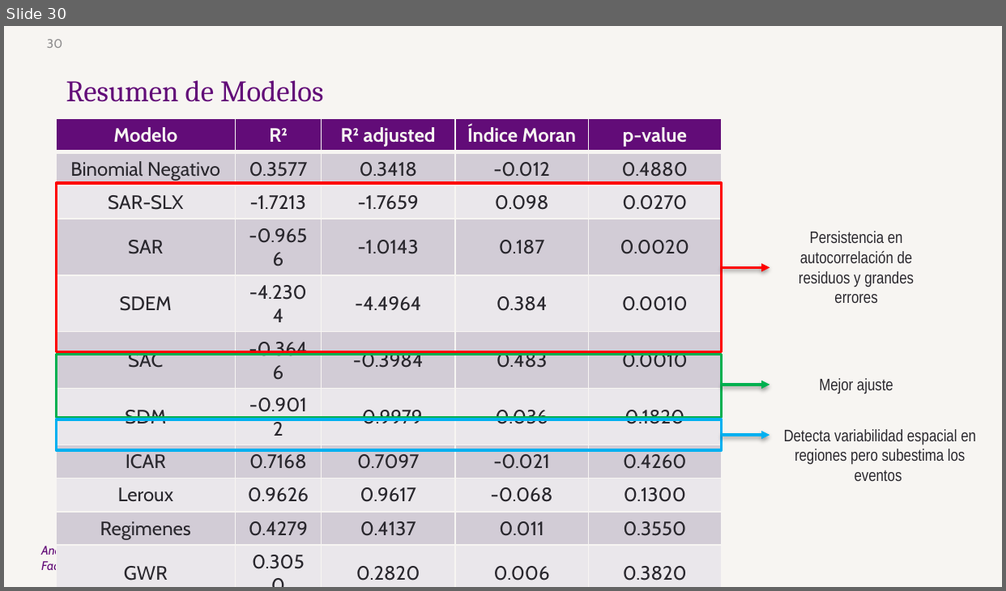
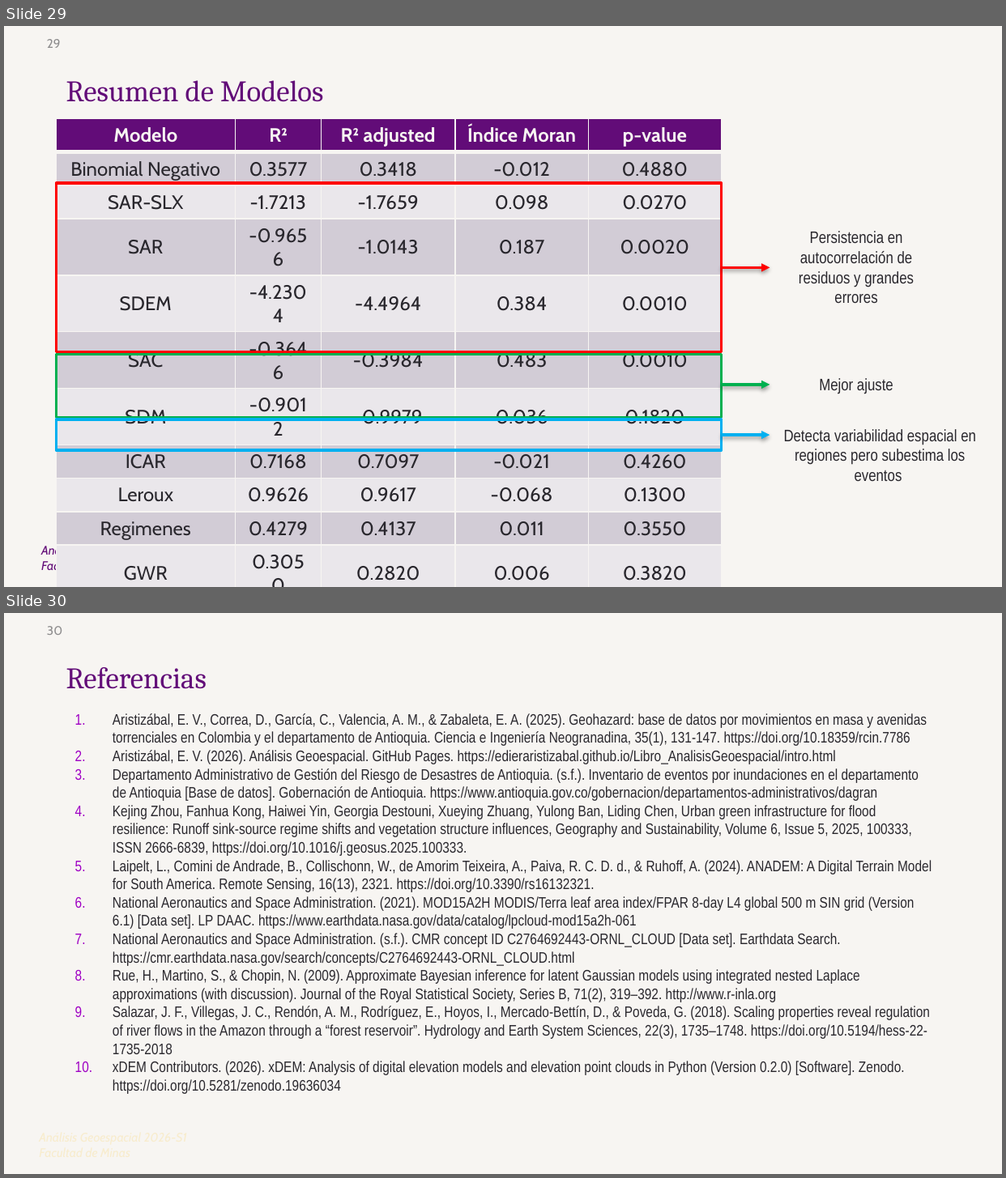
Before and after one commit to juzuluagao/2026_I_Analisis_Geoespacial, a slide deck: Presentaciones/SegundaPresentacion_AG_JDZO.pptx. Shown one above the other, each under a label of ours: slide 30 before the commit, slides 29 and 30 after it. The pictures are 1006x591 and 1006x1178 pixels, drawn with LibreOffice and Linux fonts; fonts in the diff are those of the drawing; background and template pictures are left out. Boxes give left, top, right and bottom in pixels: in the first picture for what was removed or moved away, otherwise in the second. Text is boxed around its words. In the diff, an @@ line names an element or a change of style, - is before the commit and + after.

```diff
--- a/Presentaciones/SegundaPresentacion_AG_JDZO.pptx
+++ b/Presentaciones/SegundaPresentacion_AG_JDZO.pptx
@@ slide 30 added at [4, 613, 1002, 1174], background picture (left out) @@
@@ page number added at [47, 626, 62, 635], 9 pt, text #8E8E8F @@
+30
@@ text added at [66, 667, 206, 689], 21.4 pt, text #620C78 @@
+Referencias
@@ text added at [113, 713, 931, 1094], 11 pt, text #29272D @@
+1. Aristizábal, E. V., Correa, D., García, C., Valencia, A. M., & Zabaleta, E. A. (2025). Geohazard: base de datos por movimientos en masa y avenidas torrenciales en Colombia y el departamento de Antioquia. Ciencia e Ingeniería Neogranadina, 35(1), 131-147. https://doi.org/10.18359/rcin.7786
+2. Aristizábal, E. V. (2026). Análisis Geoespacial. GitHub Pages. https://edieraristizabal.github.io/Libro_AnalisisGeoespacial/intro.html
+3. Departamento Administrativo de Gestión del Riesgo de Desastres de Antioquia. (s.f.). Inventario de eventos por inundaciones en el departamento de Antioquia [Base de datos]. Gobernación de Antioquia. https://www.antioquia.gov.co/gobernacion/departamentos-administrativos/dagran
+4. Kejing Zhou, Fanhua Kong, Haiwei Yin, Georgia Destouni, Xueying Zhuang, Yulong Ban, Liding Chen, Urban green infrastructure for flood resilience: Runoff sink-source regime shifts and vegetation structure influences, Geography and Sustainability, Volume 6, Issue 5, 2025, 100333, ISSN 2666-6839, https://doi.org/10.1016/j.geosus.2025.100333.
+5. Laipelt, L., Comini de Andrade, B., Collischonn, W., de Amorim Teixeira, A., Paiva, R. C. D. d., & Ruhoff, A. (2024). ANADEM: A Digital Terrain Model for South America. Remote Sensing, 16(13), 2321. https://doi.org/10.3390/rs16132321.
+6. National Aeronautics and Space Administration. (2021). MOD15A2H MODIS/Terra leaf area index/FPAR 8-day L4 global 500 m SIN grid (Version 6.1) [Data set]. LP DAAC. https://www.earthdata.nasa.gov/data/catalog/lpcloud-mod15a2h-061
+7. National Aeronautics and Space Administration. (s.f.). CMR concept ID C2764692443-ORNL_CLOUD [Data set]. Earthdata Search. https://cmr.earthdata.nasa.gov/search/concepts/C2764692443-ORNL_CLOUD.html
+8. Rue, H., Martino, S., & Chopin, N. (2009). Approximate Bayesian inference for latent Gaussian models using integrated nested Laplace approximations (with discussion). Journal of the Royal Statistical Society, Series B, 71(2), 319–392. http://www.r-inla.org
+9. Salazar, J. F., Villegas, J. C., Rendón, A. M., Rodríguez, E., Hoyos, I., Mercado-Bettín, D., & Poveda, G. (2018). Scaling properties reveal regulation of river flows in the Amazon through a “forest reservoir”. Hydrology and Earth System Sciences, 22(3), 1735–1748. https://doi.org/10.5194/hess-22-1735-2018
+10. xDEM Contributors. (2026). xDEM: Analysis of digital elevation models and elevation point clouds in Python (Version 0.2.0) [Software]. Zenodo. https://doi.org/10.5281/zenodo.19636034
@@ text added at [225, 1061, 265, 1076], 9 pt, text #F8ECCD, italic @@
+Análisis Geoespacial 2026-S1
+Facultad de Minas
@@ what was slide 30 is now slide 29 @@
@@ page number at [47, 39, 61, 48]: text changed @@
-30
+29
```
Also in this commit, not shown: 6 slides changed, 2 slides removed, 23 other files.
